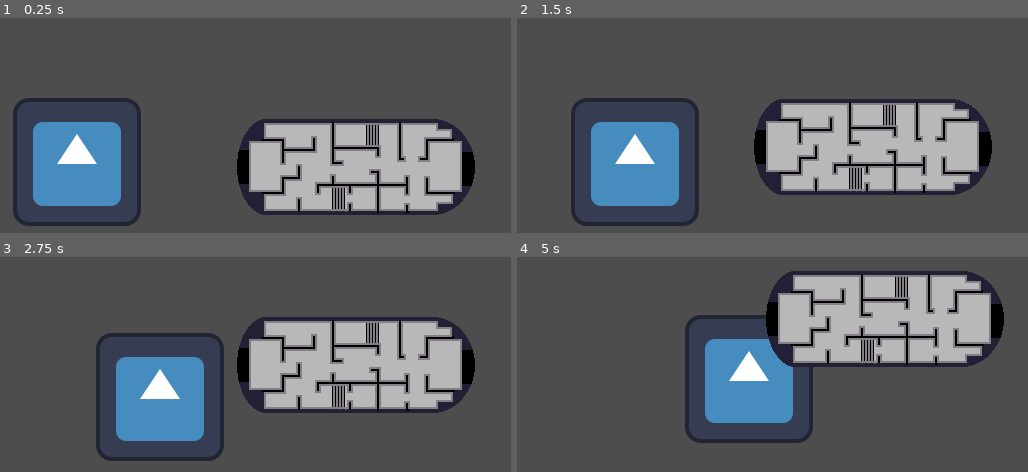
Above: before the commit, frames 1-4 (two rows, left to right).
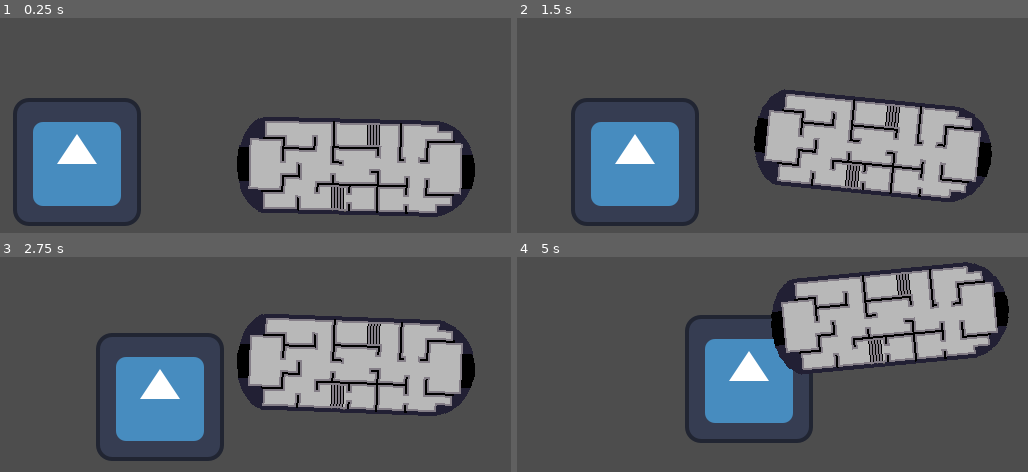
Above: after the commit, the same moments.

Repository: einmar/MalmoGameJam
Game: Godot game, scene res://scenes/sandbox/sasa_sandbox.tscn
Same seed, same stepped clock (60 frames per second), same inputs: the game is played once before the commit and once after it. The engine's default icon, where the game draws it, is replaced by a stand-in: a white triangle on a blue panel in a dark square.
Inputs:
- Up to frame 1 (0.25 s): no input
- Up to frame 2 (1.5 s): hold D (player1_right) from 0.53 s (still down); tap W (player1_up) at 0.77 s
- Up to frame 3 (2.75 s): tap W (player1_up) at 1.52 s; release D (player1_right) at 2.03 s; hold A (player1_left) from 2.03 s (still down)
- Up to frame 4 (5 s): release A (player1_left) at 2.78 s; hold D (player1_right) 2.78-4.28 s; tap W (player1_up) at 3.02, 3.77, 4.52 s; hold A (player1_left) from 4.28 s (still down)

The runs differ from the first frame. In frame 1, 3.8% of the frame differs, in the area x 46-93%, y 46-93%; in frame 2, 9.1%; in frame 3, 5.1%; in frame 4, 10%, in the area x 48-97%, y 2-55%.

Commit message:
submarine controls

Diff:
--- a/scenes/submarine/submarine.gd
+++ b/scenes/submarine/submarine.gd
@@ -2,11 +2,14 @@
 
 class_name Submarine
 
-
+@export var max_vertical_speed: float = 300.0
 var buoyancy: float = 980.0
 var speed: float = 70.0
 var player_index: int = 1
 var is_steering: bool = false
+var timer: float = 0.0
+var turbulence: float = 1.0
+var tilt_damping: float = 10.0
 
 const SPEED = 300.0
 const JUMP_VELOCITY = -400.0
@@ -15,6 +18,7 @@
 	GameManager.submarine = self
 
 func _physics_process(delta: float) -> void:
+	timer += delta
 	# Add the gravity.
 	if not is_on_floor():
 		velocity += Vector2(get_gravity().x, get_gravity().y - buoyancy) * delta
@@ -30,7 +34,7 @@
 				"player{i}_down".format({"i":player_index}),
 			),
 		)
-
 		velocity += direction * speed * delta
-
+	velocity.x = clamp(velocity.x, -max_vertical_speed, max_vertical_speed)
+	rotation = deg_to_rad(velocity.x / tilt_damping) + sin(timer * turbulence)/tilt_damping
 	move_and_slide()
Not shown: 1 places in scenes/sandbox/einars_sandbox.tscn that only renumber resources
